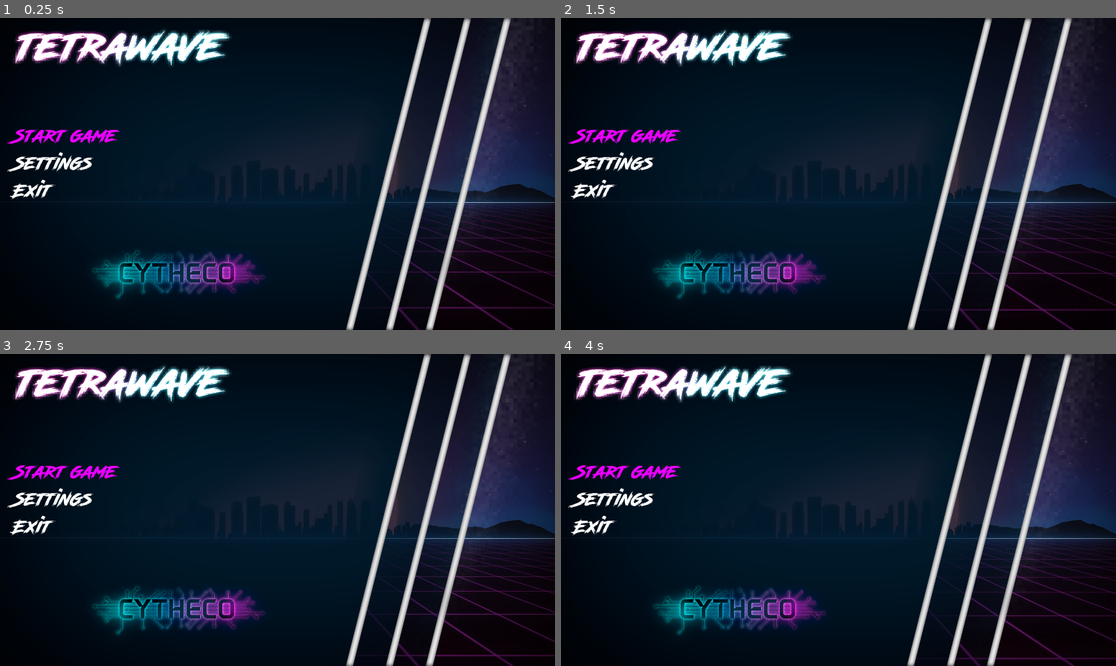
Above: before the commit, frames 1-4 (two rows, left to right).
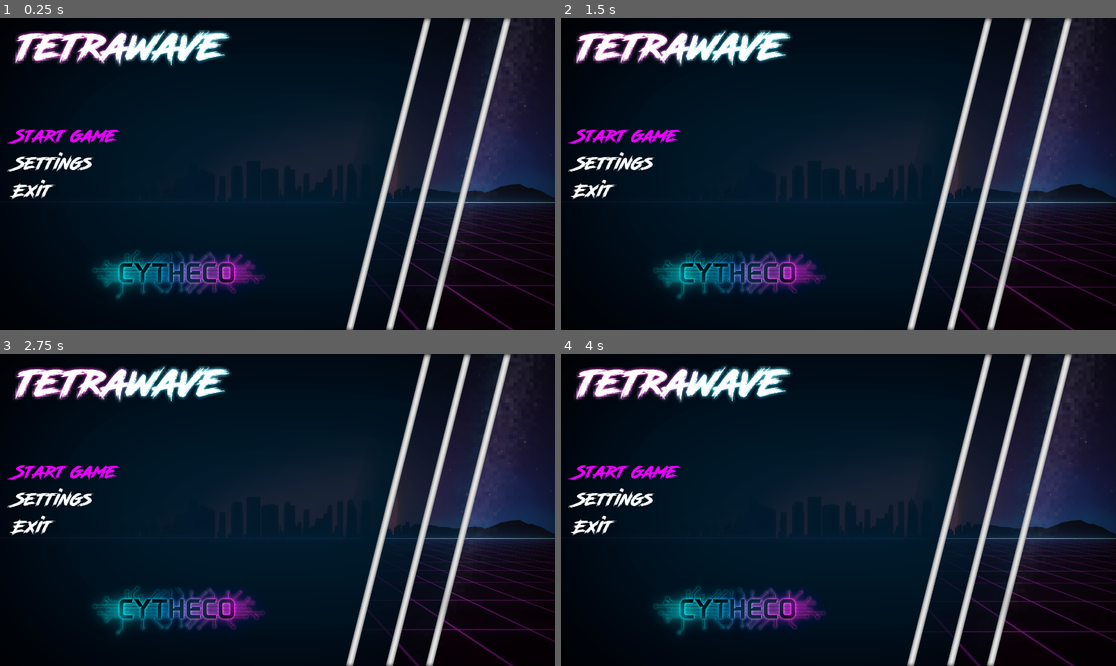
Above: after the commit, the same moments.

Repository: Cydeamon/BlockWave
Game: Godot game, scene res://Main.tscn
Two runs of this game, one before a commit and one after it. Both use one fixed random seed, a clock stepped at 60 frames per second and the inputs below. Sound files missing from this copy of the repository are replaced by a short silence.
Inputs:
- Up to frame 1 (0.25 s): no input
- Up to frame 2 (1.5 s): no input
- Up to frame 3 (2.75 s): no input
- Up to frame 4 (4 s): no input

The runs differ from the first frame. In frame 1, 0.5% of the frame differs, in the area x 71-100%, y 68-94%; in frame 2, 0.4%; in frame 3, 0.5%; in frame 4, 0.6%, in the area x 71-100%, y 62-98%.

Commit message:
Music looping

Diff:
--- a/Main.tscn
+++ b/Main.tscn
@@ -45,7 +45,7 @@
 [node name="bg_animation" type="AnimatedSprite" parent="."]
 position = Vector2( 960, 540 )
 frames = SubResource( 1 )
-frame = 12
+frame = 8
 playing = true
 
 [node name="Game" type="Node2D" parent="."]
@@ -100,3 +100,4 @@
 [node name="SoundsPlayer" type="AudioStreamPlayer" parent="."]
 
 [connection signal="item_activated" from="Menu/menu_options" to="." method="_on_menu_options_item_activated"]
+[connection signal="finished" from="MusicPlayer" to="." method="_on_MusicPlayer_finished"]
--- a/src/Main.gd
+++ b/src/Main.gd
@@ -49,3 +49,7 @@
 		$MusicPlayer.play()
 	elif !menu_mode && event.is_action_pressed("ui_cancel"):
 		init_menu()
+
+
+func _on_MusicPlayer_finished():
+	$MusicPlayer.play(0)
